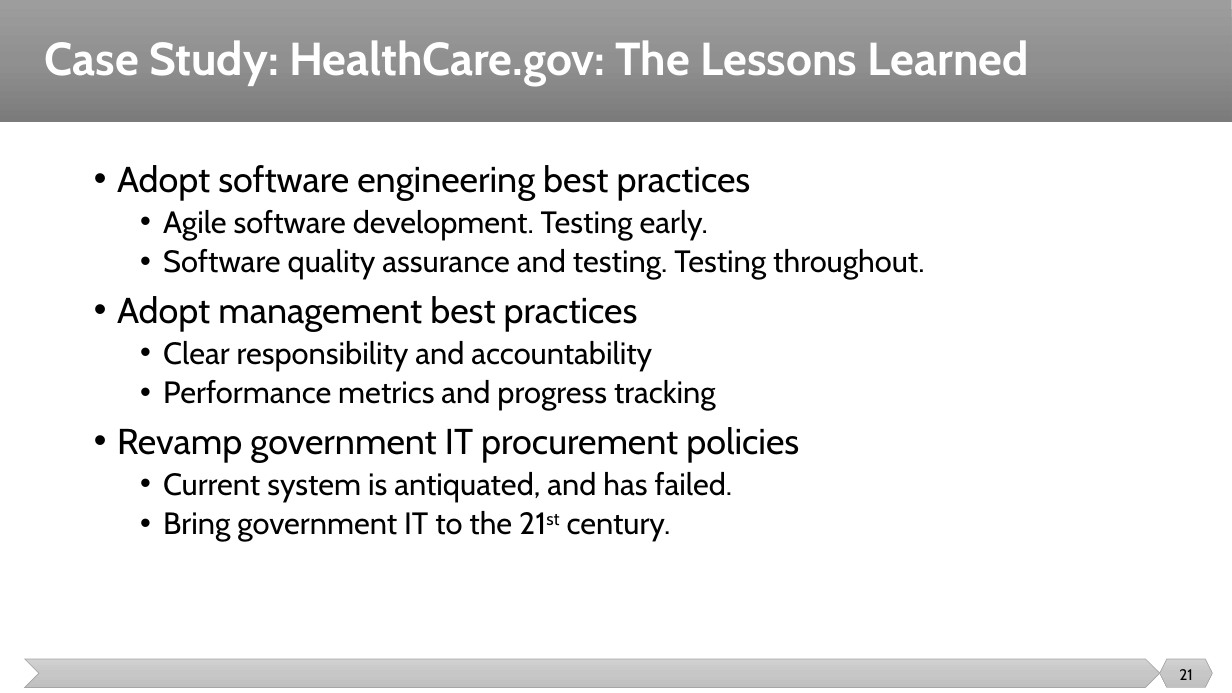
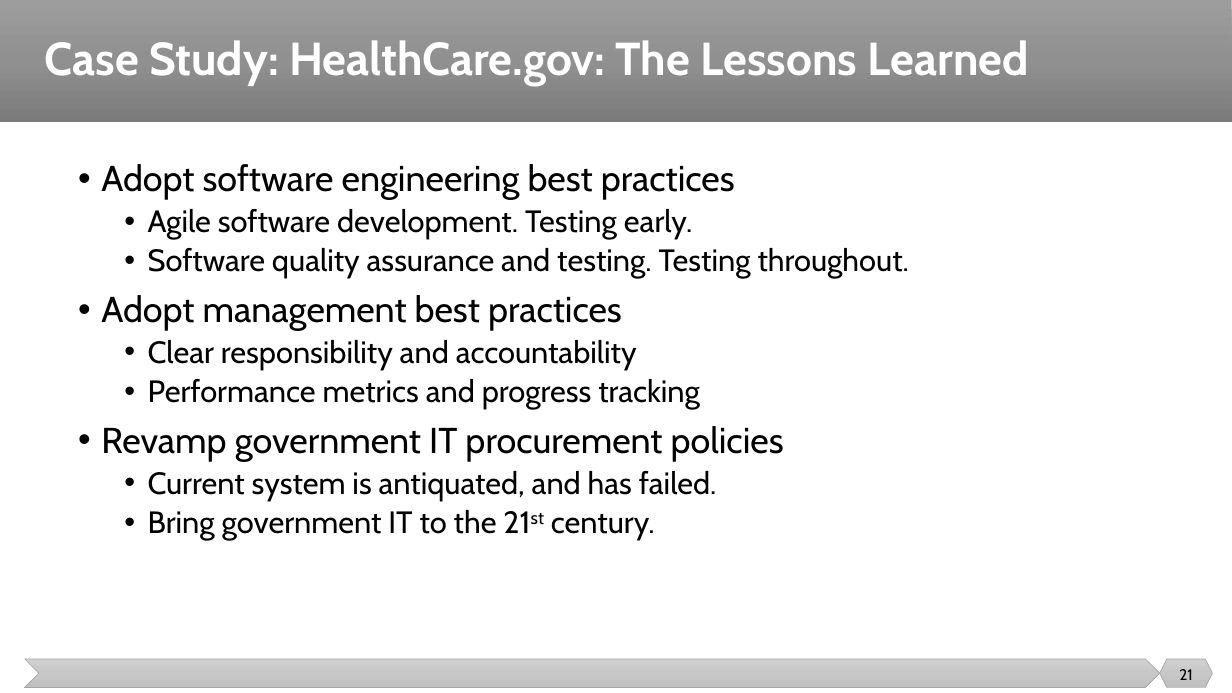
Before and after one commit to malenezi/malenezi, a slide deck: slide 21 of SE401/Lectures/2-Software Quality/Software Quality.pptx. Drawn at 1232x693 pixels with LibreOffice and Linux fonts; fonts in the diff are those of the drawing. Boxes give left, top, right and bottom in pixels: in the first picture for what was removed or moved away, otherwise in the second. Text is boxed around its words. In the diff, an @@ line names an element or a change of style, - is before the commit and + after.

```diff
--- a/SE401/Lectures/2-Software Quality/Software Quality.pptx
+++ b/SE401/Lectures/2-Software Quality/Software Quality.pptx
@@ text "Adopt software engineering best practices": place and size @@
-text "Adopt software engineering best practices" at <box>117,165,924,541</box>
+text "Adopt software engineering best practices" at <box>101,164,909,540</box>
```
Also in this commit, not shown: 1 other slide changed.
